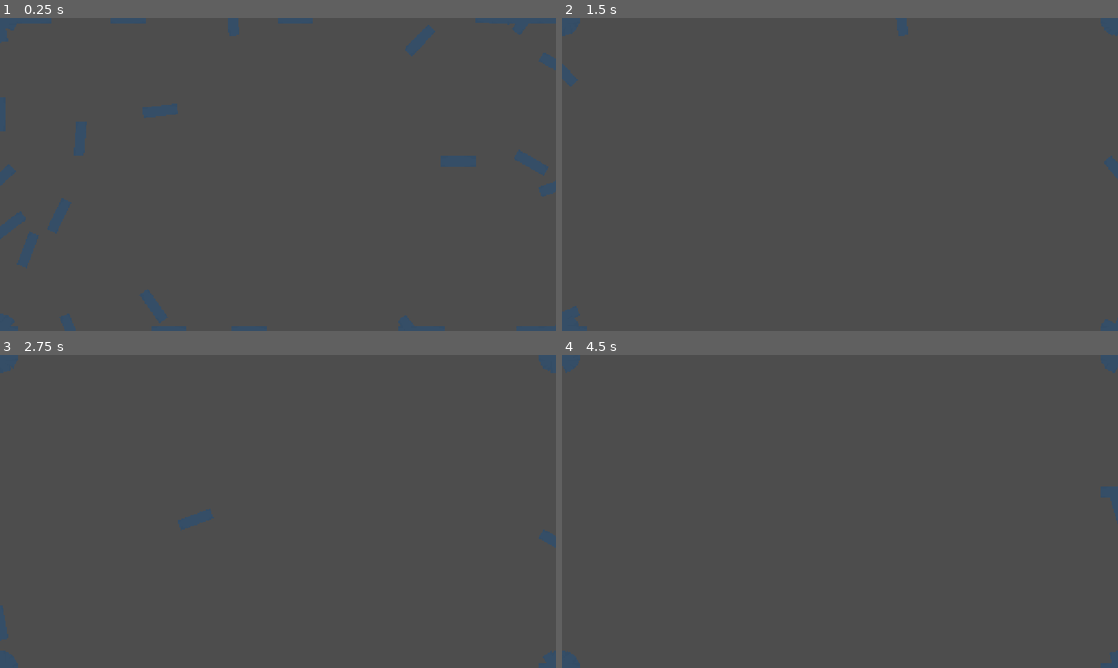
Above: before the commit, frames 1-4 (two rows, left to right).
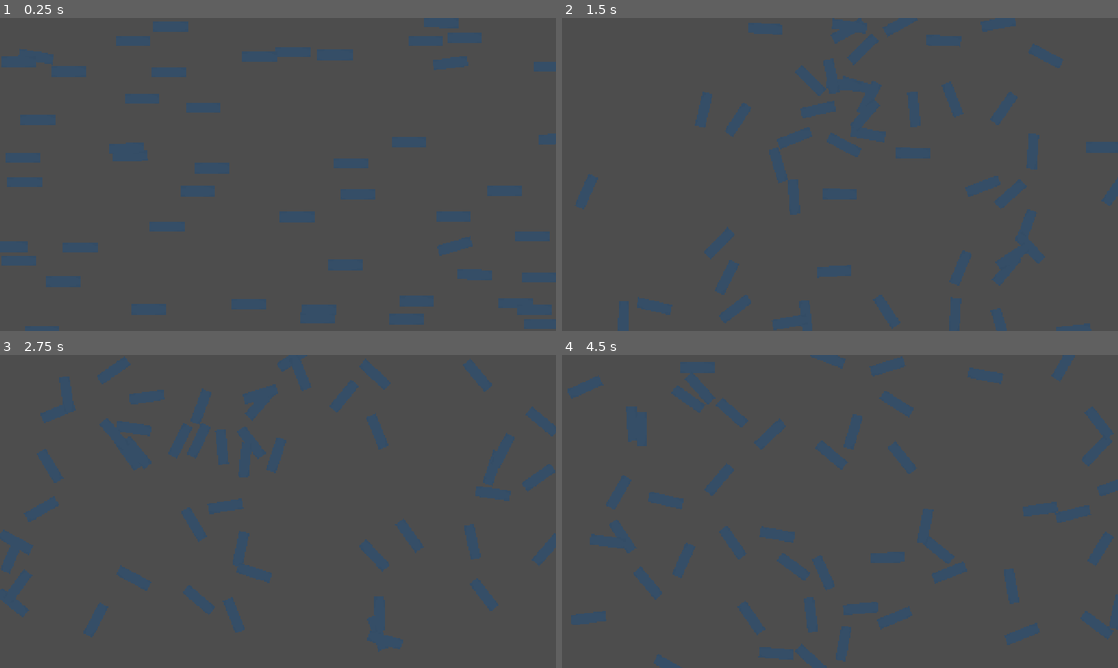
Above: after the commit, the same moments.

Repository: FromAriel/Experiments
Game: Godot game, scene res://scenes/FishFlock.tscn
Same seed, same stepped clock (60 frames per second), same inputs: the game is played once before the commit and once after it.
Inputs:
- Up to frame 1 (0.25 s): no input
- Up to frame 2 (1.5 s): no input
- Up to frame 3 (2.75 s): no input
- Up to frame 4 (4.5 s): no input

The runs differ from the first frame. In frame 1, 13% of the frame differs, in the area x 0-100%, y 0-100%; in frame 2, 10%; in frame 3, 10%; in frame 4, 10%.

Commit message:
cHAT gpt cODEX bUG INTERVENTION.
cODEX WAS UNABLE TO UNDERSTAND THE PROBLEM DUMPED ENTIRE SCENE FILES INTO CHAST GPR O3 AND PRPOMPTED AS FIX.

"WHY ARE THE FISH RASCING AROUNFD TH SCREEN SO FAST THEY BLUR THEN GETTING STUCK IN THE CORNERS NEVER ABLE TO LEAVE AGAIN?"

cHAT gpt EXPLAINS

"pROVIDE THE FULL SCRIPT"

Diff:
--- a/project.godot
+++ b/project.godot
@@ -13,6 +13,11 @@
 config/name="FishyX3"
 run/main_scene="res://scenes/FishFlock.tscn"
 config/features=PackedStringArray("4.4")
+run/max_fps=60
+
+[debug]
+
+settings/stdout/print_fps=true
 
 [display]
 
--- a/scenes/FishBody.tscn
+++ b/scenes/FishBody.tscn
@@ -1,8 +1,7 @@
 [gd_scene load_steps=8 format=3 uid="uid://drtf5gn5rllhs"]
 
-[ext_resource type="Script" path="res://scripts/entities/fish_body.gd" id="1"]
-[ext_resource type="Texture2D" uid="uid://btfhgbmt5csqu" path="res://sprites/placeholder.png" id="2"]
-[ext_resource type="Texture2D" path="res://sprites/placeholder.png" id="3"]
+[ext_resource type="Script" uid="uid://2j66gx3em4vl" path="res://scripts/entities/fish_body.gd" id="1"]
+[ext_resource type="Texture2D" uid="uid://btfhgbmt5csqu" path="res://sprites/placeholder.png" id="3"]
 [ext_resource type="Material" path="res://materials/fish_lit.tres" id="4"]
 
 [sub_resource type="CircleShape2D" id="1"]
@@ -18,7 +17,7 @@
 
 [node name="Sprite" type="Sprite2D" parent="."]
 material = ExtResource("4")
-texture  = ExtResource("3")
+texture = ExtResource("3")
 
 [node name="segment_0" type="RigidBody2D" parent="."]
 
@@ -44,22 +43,22 @@
 shape = SubResource("4")
 
 [node name="joint_1" type="DampedSpringJoint2D" parent="."]
-node_a   = NodePath("../segment_0")
-node_b   = NodePath("../segment_1")
-length   = 20.0
+node_a = NodePath("../segment_0")
+node_b = NodePath("../segment_1")
+length = 20.0
 stiffness = 8.0
-damping  = 0.7
+damping = 0.7
 
 [node name="joint_2" type="DampedSpringJoint2D" parent="."]
-node_a   = NodePath("../segment_1")
-node_b   = NodePath("../segment_2")
-length   = 20.0
+node_a = NodePath("../segment_1")
+node_b = NodePath("../segment_2")
+length = 20.0
 stiffness = 8.0
-damping  = 0.7
+damping = 0.7
 
 [node name="joint_3" type="DampedSpringJoint2D" parent="."]
-node_a   = NodePath("../segment_2")
-node_b   = NodePath("../segment_3")
-length   = 20.0
+node_a = NodePath("../segment_2")
+node_b = NodePath("../segment_3")
+length = 20.0
 stiffness = 8.0
-damping  = 0.7
+damping = 0.7
--- a/scripts/entities/fish_body.gd
+++ b/scripts/entities/fish_body.gd
@@ -1,64 +1,88 @@
 ###############################################################
-# scripts/entities/fish_body.gd
-# Key funcs/classes: • FishBody – soft-body fish controller
-# Critical consts    • NONE
+#  scripts/entities/fish_body.gd
+#  Full soft-body fish controller
+#  • Added wrap-around edges (no corner-lock)
+#  • Added HARD SPEED CAP so no fish can exceed max_safe_speed
 ###############################################################
 
 class_name FishBody
 extends Node2D
 
+# ------------------------------------------------------------------
+#  CONSTANTS
+# ------------------------------------------------------------------
 const MIN_SCALE := 0.6
 const MAX_SCALE := 1.0
 const MIN_ALPHA := 0.5
 const MAX_ALPHA := 1.0
 
-@export var spring_stiffness: float = 8.0
-@export var spring_damping: float = 0.7
-@export var segment_length: float = 20.0
-@export_range(0.0, 5.5) var z_depth: float = 0.0
-@export var tank_size: Vector3 = Vector3(16.0, 9.0, 5.5)
+# ------------------------------------------------------------------
+#  EXPORTED TUNABLES
+# ------------------------------------------------------------------
+@export var spring_stiffness : float = 8.0
+@export var spring_damping   : float = 0.7
+@export var segment_length   : float = 20.0
+@export_range(0.0, 5.5) var z_depth : float = 0.0
+@export var tank_size        : Vector3 = Vector3(16.0, 9.0, 5.5)
 
-var soft_body_params: Dictionary
-var segments: Array = []
-var joints: Array = []
+# hard safety speed (pixels / second) – rogue fish never exceed this
+@export var max_safe_speed   : float = 200.0
 
-@onready var mat: ShaderMaterial = $Sprite.material as ShaderMaterial
+# ------------------------------------------------------------------
+#  RUNTIME STATE
+# ------------------------------------------------------------------
+var soft_body_params : Dictionary          # optional prefab recipe
+var segments         : Array = []          # RigidBody2D refs
+var joints           : Array = []
 
+@onready var mat : ShaderMaterial = $Sprite.material as ShaderMaterial
 
+# ------------------------------------------------------------------
+#  READY
+# ------------------------------------------------------------------
 func _ready() -> void:
     if soft_body_params:
         _build_segments()
     else:
         _collect_existing()
+
     _apply_joint_params()
-    mat.set_shader_parameter("u_light_dir", Vector2(-sin(rotation), -cos(rotation)).normalized())
+    mat.set_shader_parameter(
+        "u_light_dir",
+        Vector2(-sin(rotation), -cos(rotation)).normalized()
+    )
 
+# ------------------------------------------------------------------
+#  SEGMENT/J0INT CONSTRUCTION
+# ------------------------------------------------------------------
+func _build_segments() -> void:
+    var node_count : int   = soft_body_params.get("node_count", 4)
+    var masses     : Array = soft_body_params.get("masses", [])
 
-func _build_segments() -> void:
-    var node_count: int = soft_body_params.get("node_count", 4)
-    var masses: Array = soft_body_params.get("masses", [])
     for i in range(node_count):
         var seg := RigidBody2D.new()
-        seg.name = "segment_%d" % i
+        seg.name     = "segment_%d" % i
         seg.position = Vector2(-i * segment_length, 0)
         if i < masses.size():
             seg.mass = float(masses[i])
+
         var col := CollisionShape2D.new()
         var circle := CircleShape2D.new()
         circle.radius = segment_length / 2.0
         col.shape = circle
         seg.add_child(col)
+
         segments.append(seg)
         add_child(seg)
+
         if i > 0:
             var joint := DampedSpringJoint2D.new()
-            joint.name = "joint_%d" % i
+            joint.name   = "joint_%d" % i
             joint.node_a = NodePath("segment_%d" % (i - 1))
             joint.node_b = NodePath(seg.name)
             joint.length = segment_length
             add_child(joint)
             joints.append(joint)
-
 
 func _collect_existing() -> void:
     for child in get_children():
@@ -73,28 +97,46 @@
         elif child is DampedSpringJoint2D:
             joints.append(child)
 
-
 func _apply_joint_params() -> void:
     for joint in joints:
         joint.stiffness = spring_stiffness
-        joint.damping = spring_damping
+        joint.damping   = spring_damping
 
-
+# ------------------------------------------------------------------
+#  EXTERNAL STEERING API
+# ------------------------------------------------------------------
 func apply_steering_force(force: Vector2) -> void:
     if segments.size() > 0:
         var head: RigidBody2D = segments[0]
         head.apply_central_force(force)
 
+func set_head_velocity(v: Vector2) -> void:
+    if segments.size() > 0:
+        var head: RigidBody2D = segments[0]
+        head.linear_velocity = v
 
+# ------------------------------------------------------------------
+#  PER-FRAME UPDATE
+# ------------------------------------------------------------------
 func _physics_process(_delta: float) -> void:
     if segments.size() > 0:
         var head: RigidBody2D = segments[0]
+
+        # ----- HARD SPEED CAP (prevents runaway) -----
+        var v := head.linear_velocity
+        if v.length() > max_safe_speed:
+            head.linear_velocity = v.normalized() * max_safe_speed
+
+        # sync transform to head
         global_position = head.global_position
-        rotation = head.rotation
+        rotation        = head.rotation
+
     _update_depth_visuals()
-    _clamp_position()
+    _wrap_position()
 
-
+# ------------------------------------------------------------------
+#  HELPERS
+# ------------------------------------------------------------------
 func _update_depth_visuals() -> void:
     var t: float = clamp((tank_size.z - z_depth) / tank_size.z, 0.0, 1.0)
     var sc: float = lerp(MIN_SCALE, MAX_SCALE, t)
@@ -102,8 +144,8 @@
     var a: float = lerp(MIN_ALPHA, MAX_ALPHA, t)
     modulate.a = a
 
-
-func _clamp_position() -> void:
-    global_position.x = clamp(global_position.x, 0.0, tank_size.x)
-    global_position.y = clamp(global_position.y, 0.0, tank_size.y)
+# Wrap instead of clamp so fish re-enter smoothly
+func _wrap_position() -> void:
+    global_position.x = wrapf(global_position.x, 0.0, tank_size.x)
+    global_position.y = wrapf(global_position.y, 0.0, tank_size.y)
     z_depth = clamp(z_depth, 0.0, tank_size.z)
--- a/scripts/fish/fish_agent.gd
+++ b/scripts/fish/fish_agent.gd
@@ -1,62 +1,68 @@
-###############################################################
+################################################################
 # scripts/fish/fish_agent.gd
-# Key Classes      • FishAgent – boid-style controller for FishBody
-# Key Functions    • _physics_process – applies steering forces
-# Dependencies     • fish_body.gd, flock_parameters.gd, SpatialHash2D.gd
-###############################################################
-
+# Direct-velocity version (no runaway acceleration)
+################################################################
 class_name FishAgent
 extends Node
 
-const FishBody = preload("res://scripts/entities/fish_body.gd")
-const SpatialHash2D = preload("res://scripts/boids/SpatialHash2D.gd")
-const FlockParameters = preload("res://scripts/boids/flock_parameters.gd")
+const FishBody         = preload("res://scripts/entities/fish_body.gd")
+const SpatialHash2D    = preload("res://scripts/boids/SpatialHash2D.gd")
+const FlockParameters  = preload("res://scripts/boids/flock_parameters.gd")
 
-@export var max_speed: float = 150.0
-@export var max_force: float = 30.0
-@export var neighbor_radius: float = 40.0
-@export var wander_strength: float = 0.3
-@export var force_scale: float = 100.0
+@export var max_speed:       float = 15.0   # real px / sec now
+@export var max_force:       float =  .9
+@export var neighbor_radius: float =  4.0
+@export var wander_strength: float =   0.3   # jitter amount
 
-var velocity: Vector2 = Vector2.ZERO
+var velocity:     Vector2 = Vector2.ZERO
 var acceleration: Vector2 = Vector2.ZERO
-var fish: FishBody
+var fish:         FishBody
 var spatial_hash: SpatialHash2D
-var params: FlockParameters = FlockParameters.new()
+var params:       FlockParameters = FlockParameters.new()
 var _rng := RandomNumberGenerator.new()
 
 
 func _ready() -> void:
-    if fish == null:
-        fish = get_parent() as FishBody
+    fish = get_parent() as FishBody
     _rng.randomize()
 
 
 func setup(hash: SpatialHash2D, p_params: FlockParameters) -> void:
     spatial_hash = hash
-    params = p_params
+    params       = p_params
 
 
 func _physics_process(delta: float) -> void:
     if fish == null:
         return
+
+    # neighbour-based steering
     if spatial_hash:
         spatial_hash.update(self, fish.global_position)
         var neighbors := spatial_hash.query_range(fish.global_position, neighbor_radius)
         _apply_boid_rules(neighbors)
+
+    # wander
     _apply_wander()
+
+    # integrate acceleration → velocity
     velocity += acceleration * delta
     if velocity.length() > max_speed:
         velocity = velocity.normalized() * max_speed
-    fish.apply_steering_force(velocity * force_scale)
+
+    # *** no forces — we write the velocity directly ***
+    fish.set_head_velocity(velocity)
+
     acceleration = Vector2.ZERO
 
 
+# ----------------------- BOID RULES ----------------------------------------
 func _apply_boid_rules(neighbors: Array) -> void:
     var sep := Vector2.ZERO
     var ali := Vector2.ZERO
     var coh := Vector2.ZERO
     var count := 0
+
     for boid in neighbors:
         if boid == self:
             continue
@@ -70,10 +76,12 @@
         ali += other.velocity
         coh += other.fish.global_position
         count += 1
+
     if count > 0:
         sep /= count
         ali = (ali / count) - velocity
         coh = (coh / count) - fish.global_position
+
     var steer := Vector2.ZERO
     if sep != Vector2.ZERO:
         steer += sep.normalized() * params.separation
@@ -81,13 +89,15 @@
         steer += ali.normalized() * params.alignment
     if coh != Vector2.ZERO:
         steer += coh.normalized() * params.cohesion
+
     if steer.length() > max_force:
         steer = steer.normalized() * max_force
     acceleration += steer
 
 
+# ----------------------- RANDOM WANDER -------------------------------------
 func _apply_wander() -> void:
-    var jitter := (
-        Vector2(_rng.randf_range(-1.0, 1.0), _rng.randf_range(-1.0, 1.0)) * wander_strength
-    )
-    acceleration += jitter
+    acceleration += Vector2(
+        _rng.randf_range(-1.0, 1.0),
+        _rng.randf_range(-1.0, 1.0)
+    ) * wander_strength
Not shown, removed: data/.gdignore
Not shown, removed: scripts/.gdignore
Not shown, added: scripts/boids/SpatialHash2D.gd.uid
Not shown, added: scripts/boids/boid.gd.uid
Not shown, added: scripts/boids/flock_parameters.gd.uid
Not shown, added: scripts/entities/fish_body.gd.uid
Not shown, added: scripts/fish/fish_agent.gd.uid
Not shown, added: scripts/fish_flock.gd.uid
Not shown, removed: scripts/utils/.gdignore
